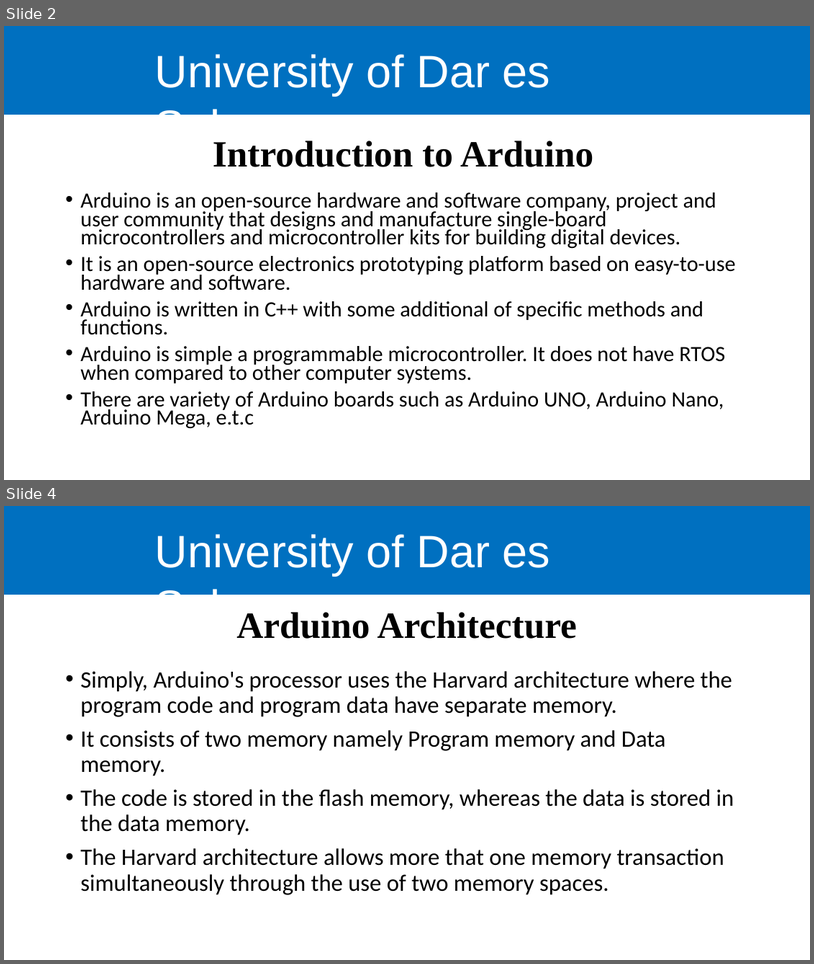
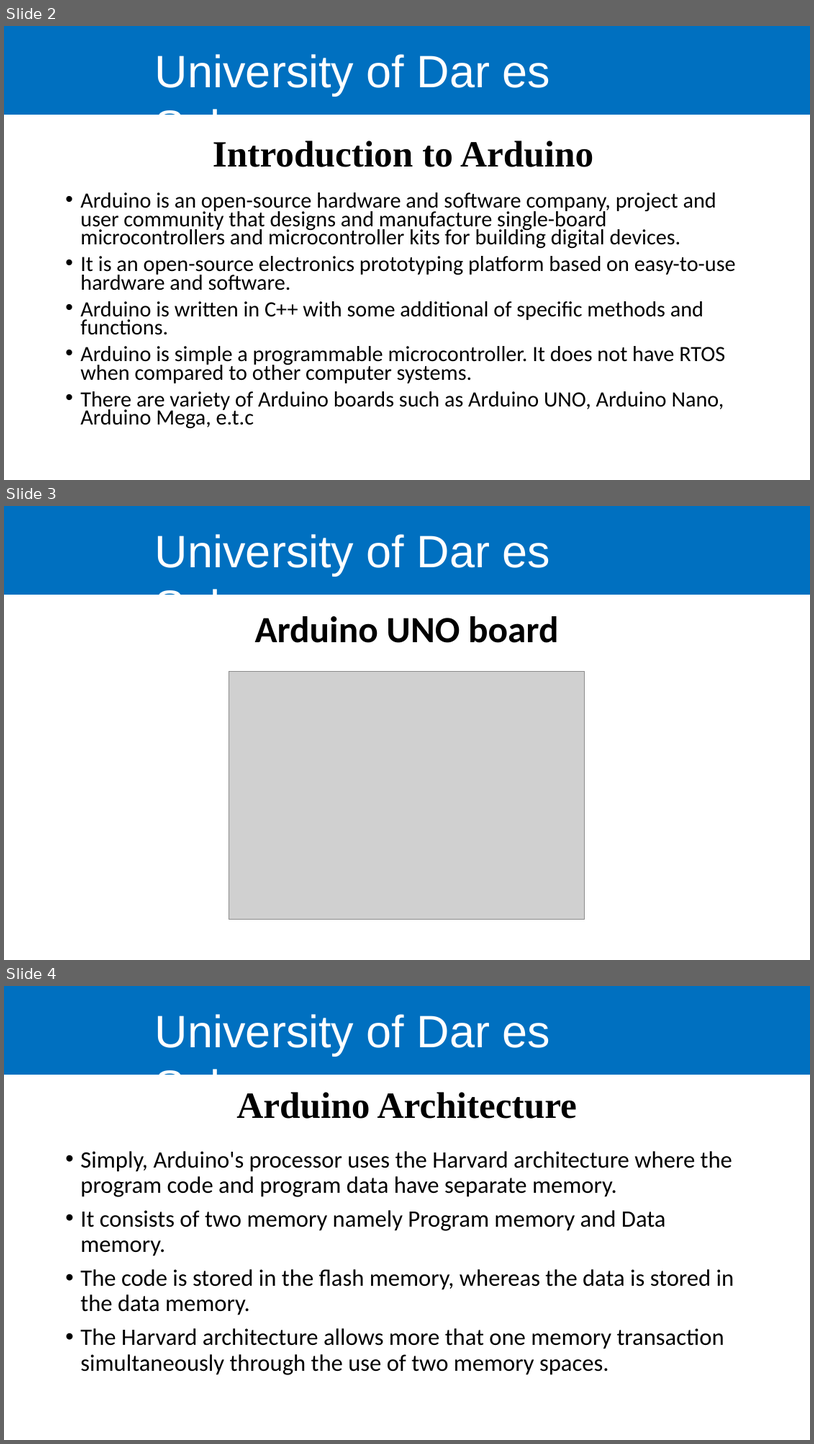
Before and after one commit to kelvkedyson/uissArduino, a slide deck: Lectures/ppts/Lecture 1.pptx. Shown one above the other, each under a label of ours: slides 2 and 4 before the commit, slides 2, 3 and 4 after it; the slides between them are not shown. The pictures are 814x964 and 814x1444 pixels, drawn with LibreOffice and Linux fonts; fonts in the diff are those of the drawing; grey boxes stand for pictures; background and template pictures are left out. Boxes give left, top, right and bottom in pixels: in the first picture for what was removed or moved away, otherwise in the second. Text is boxed around its words. In the diff, an @@ line names an element or a change of style, - is before the commit and + after.

```diff
--- a/Lectures/ppts/Lecture 1.pptx
+++ b/Lectures/ppts/Lecture 1.pptx
@@ slide 3 added at <box>4,506,810,960</box>, background #FFFFFF; not listed: 2 template elements that a slide beside it also shows @@
@@ title added at <box>255,616,558,643</box>, 44 pt, text #000000, bold @@
+Arduino UNO board
@@ picture added at <box>229,671,584,919</box> @@
```
Also in this commit, not shown: 1 slide changed, 2 other slides added, 3 slides removed, 2 other files.
